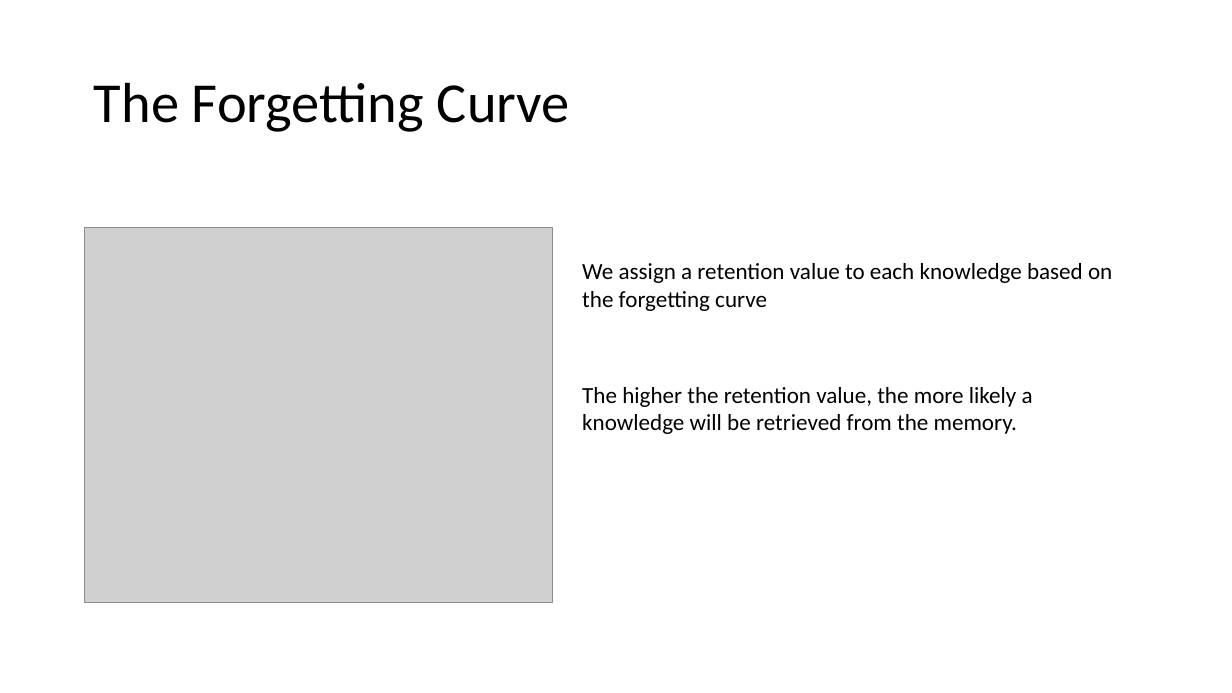
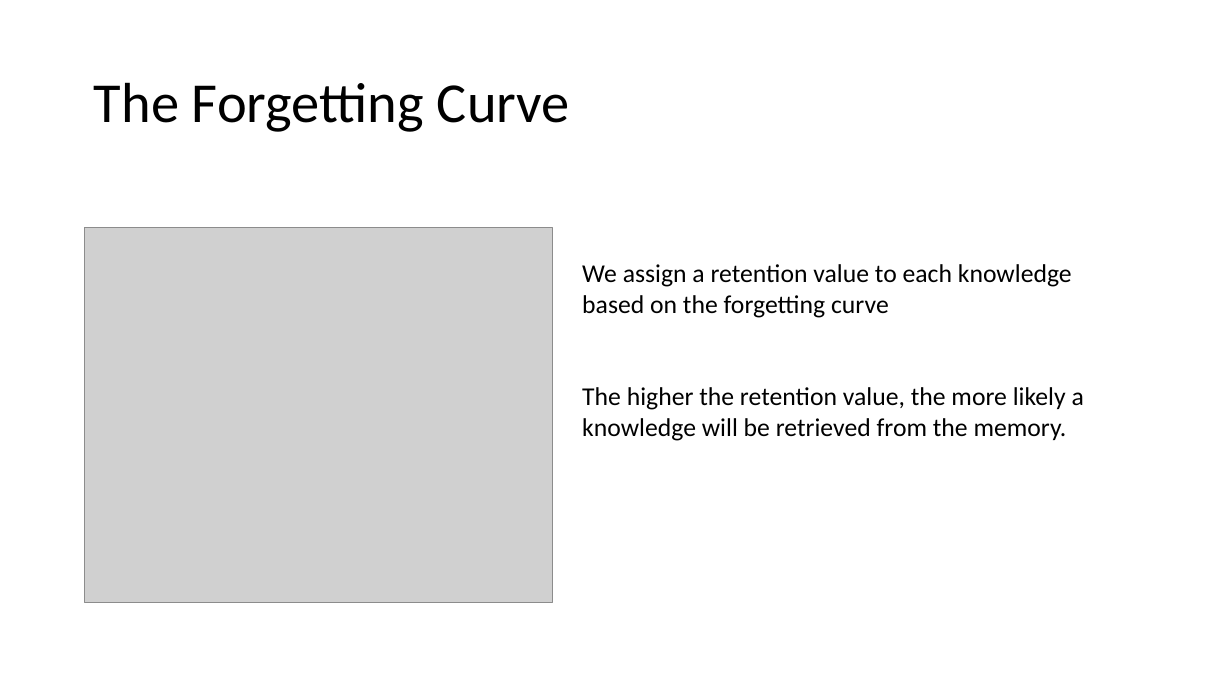
Before and after one commit to Astonzzh/slide, a slide deck: slide 39 of presentation1.pptx (slide 38 before the commit). Drawn at 1232x693 pixels with LibreOffice and Linux fonts; fonts in the diff are those of the drawing; grey boxes stand for pictures. Boxes give left, top, right and bottom in pixels: in the first picture for what was removed or moved away, otherwise in the second. Text is boxed around its words. In the diff, an @@ line names an element or a change of style, - is before the commit and + after.

```diff
--- a/presentation1.pptx
+++ b/presentation1.pptx
@@ text "We assign a retention value ..." at [582,264,1072,318]: size 18 to 20 pt @@
@@ text "The higher the retention value, ..." at [582,387,1084,441]: size 18 to 20 pt @@
```
Also in this commit, not shown: 30 other slides changed, 2 slides added, 1 slide removed.
